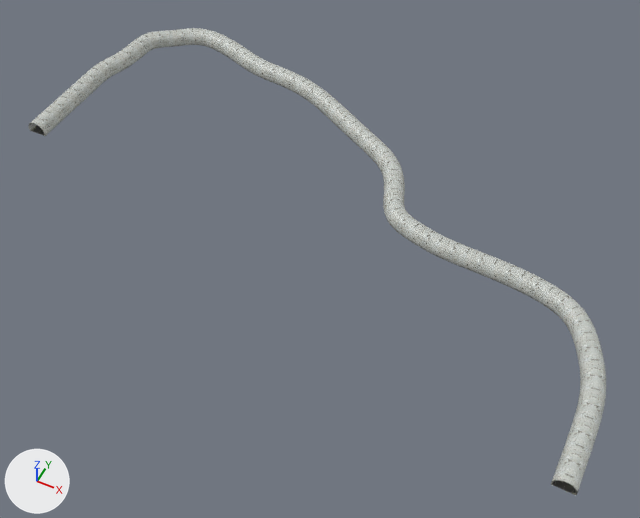
The Blender file Tunel/recorridoTunel.blend, before and after one commit.
Camera for both pictures: a 50 mm camera at (337.0, -321.0, 348.0) aimed at (187.0, -21.0, -27.0). Arrows for +X, +Y and +Z are at lower left; the lights stay in place.

In view in the first picture: 'CilindroTunel'.
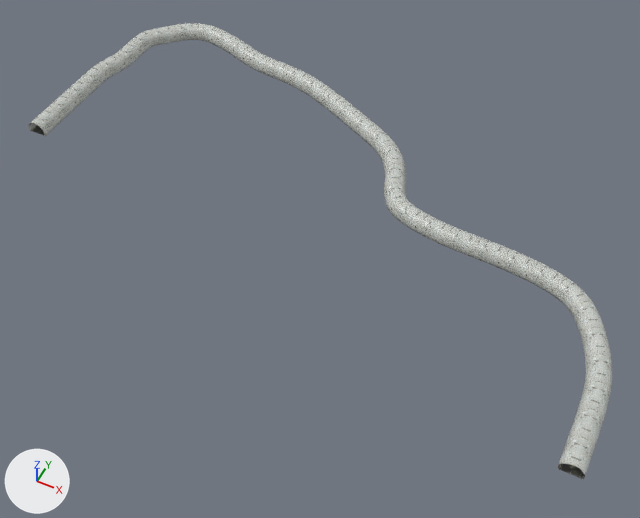
Commit message: Tramo escena post-tunel empezado

Changed parts and their boxes (x1, y1, x2, y2) in the pictures (640 x 518 px):
'CilindroTunel', reshaped: before (29, 28, 606, 495); after (29, 23, 612, 480)

The change, as a list of edits to the scene's bpy script:
```text
Change cu_nurbspath_001:
    where _sp = cu_nurbspath_001.splines.new('NURBS'); _sp.points.add(34)
    remove _sp.points.foreach_set('co', [-2.0, 0.0, 0.0, 1.0, -1.0, 0.0, 0.0, 1.0, 0.0, 0.0, 0.0, 1.0, 1.0, 0.0, 0.0, 1.0, 2.0, 0.0, 0.0, 1.0, 3.1, 0.0, 0.0, 1.0, 4.0, 0.0, 0.0, 1.0, 5.0, -0.5, 0.0, 1.0, 6.0, -0.5, -0.1, 1.0, 7.0, -0.5, -0.2, 1.0, 8.0, -0.5, -0.2, 1.0, 8.5, -1.0, -0.2, 1.0, 9.0, -1.5, -0.3, 1.0, 9.5, -2.0, -0.4, 1.0, 10.0, -2.5, -0.4, 1.0, 10.5, -3.5, -0.4, 1.0, 10.5, -4.5, -0.4, 1.0, 10.0, -6.5, -0.4, 1.0, 9.0, -8.5, -0.4, 1.0, 9.0, -10.5, -0.4, 1.0, 8.5, -13.0, -0.4, 1.0, 7.25, -15.5, -0.7, 1.0, 6.0, -18.0, -0.9, 1.0, 5.0, -20.0, -0.9, 1.0, 3.0, -21.0, -0.9, 1.0, 1.0, -21.5, -0.9, 1.0, 0.5, -23.0, -0.9, 1.0, 0.0, -25.0, -1.05, 1.0, 0.025, -28.0, -1.05, 1.0, -0.35, -31.0, -1.05, 1.0, -1.1, -33.0, -1.05, 1.0, -3.1, -34.05, -1.05, 1.0, -5.1, -35.0, -1.15, 1.0, -7.1, -35.0, -1.35, 1.0, -9.1, -35.0, -1.45, 1.0])
    add _sp.points.foreach_set('co', [-2.0, 0.0, 0.0, 1.0, -1.0, 0.0, 0.0, 1.0, 0.0, 0.0, 0.0, 1.0, 1.0, 0.0, 0.0, 1.0, 2.0, 0.0, 0.0, 1.0, 3.1, 0.0, 0.0, 1.0, 4.0, 0.0, 0.0, 1.0, 5.0, -0.5, 0.0, 1.0, 6.0, -0.5, 0.0, 1.0, 7.0, -0.5, 0.0, 1.0, 8.0, -0.5, 0.0, 1.0, 8.5, -1.0, 0.0, 1.0, 9.0, -1.5, 0.0, 1.0, 9.5, -2.0, 0.0, 1.0, 10.0, -2.5, 0.0, 1.0, 10.5, -3.5, 0.0, 1.0, 10.5, -4.5, 0.0, 1.0, 10.0, -6.5, 0.0, 1.0, 9.0, -8.5, 0.0, 1.0, 9.0, -10.5, 0.0, 1.0, 8.5, -13.0, 0.0, 1.0, 7.25, -15.5, 0.0, 1.0, 6.0, -18.0, 0.0, 1.0, 5.0, -20.0, 0.0, 1.0, 3.0, -21.0, 0.0, 1.0, 1.0, -21.5, 0.0, 1.0, 0.5, -23.0, 0.0, 1.0, 0.0, -25.0, 0.0, 1.0, 0.025, -28.0, 0.0, 1.0, -0.35, -31.0, 0.0, 1.0, -1.1, -33.0, 0.0, 1.0, -3.1, -34.05, 0.0, 1.0, -5.1, -35.0, 0.0, 1.0, -7.1, -35.0, 0.0, 1.0, -9.1, -35.0, 0.0, 1.0])
```
